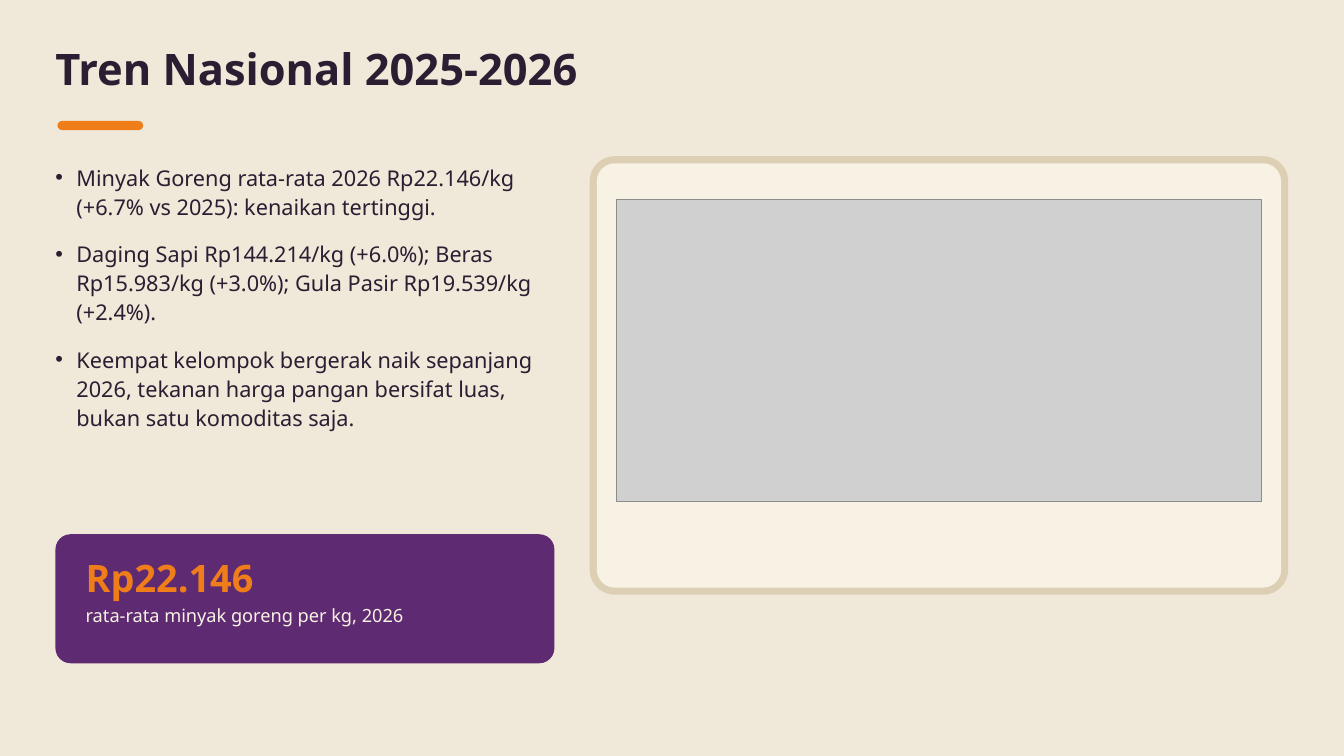
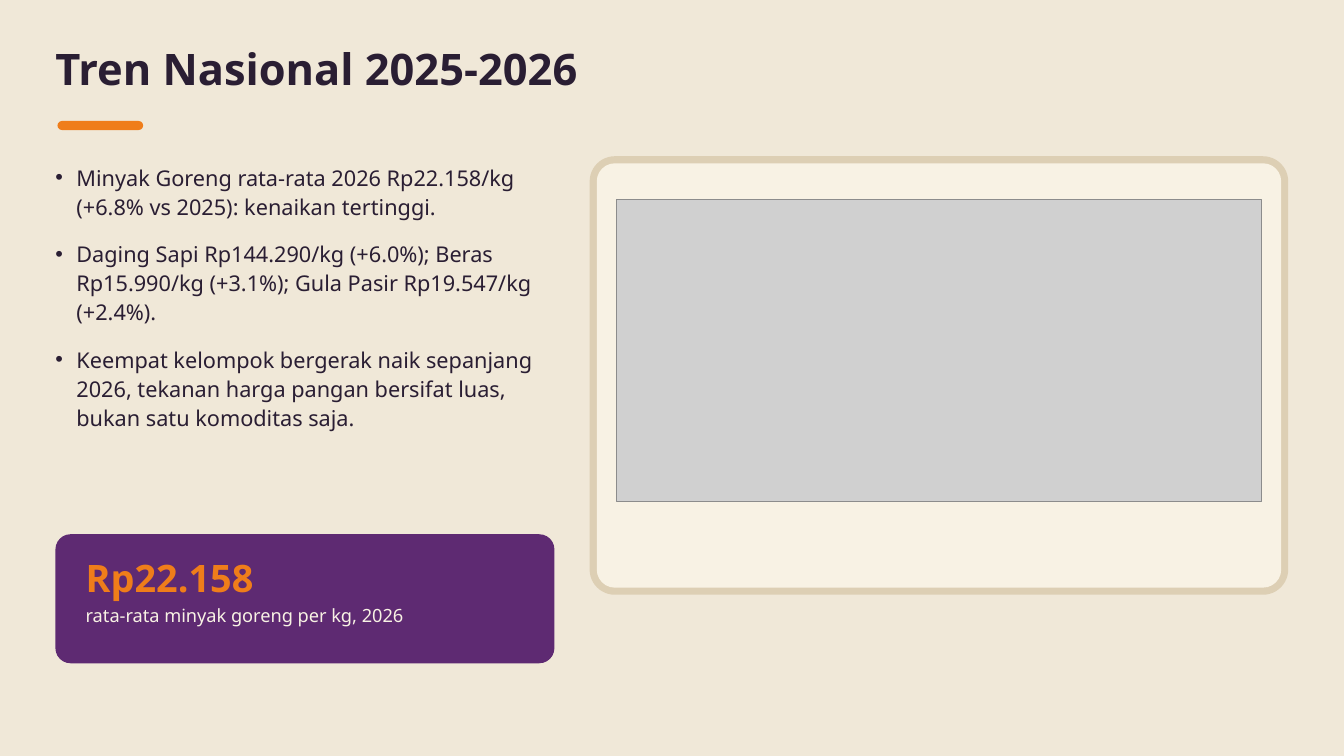
Before and after one commit to baghizash/harga-pangan-nasional-2026, a slide deck: slide 4 of Portofolio-Analisis-Harga-Pangan.pptx. Drawn at 1344x756 pixels with LibreOffice and Linux fonts; fonts in the diff are those of the drawing; grey boxes stand for pictures. Boxes give left, top, right and bottom in pixels: in the first picture for what was removed or moved away, otherwise in the second. Text is boxed around its words. In the diff, an @@ line names an element or a change of style, - is before the commit and + after.

```diff
--- a/Portofolio-Analisis-Harga-Pangan.pptx
+++ b/Portofolio-Analisis-Harga-Pangan.pptx
@@ text at bbox=[76, 169, 532, 324]: text changed @@
-• Minyak Goreng rata-rata 2026 Rp22.146/kg (+6.7% vs 2025): kenaikan tertinggi.
-• Daging Sapi Rp144.214/kg (+6.0%); Beras Rp15.983/kg (+3.0%); Gula Pasir Rp19.539/kg (+2.4%).
+• Minyak Goreng rata-rata 2026 Rp22.158/kg (+6.8% vs 2025): kenaikan tertinggi.
+• Daging Sapi Rp144.290/kg (+6.0%); Beras Rp15.990/kg (+3.1%); Gula Pasir Rp19.547/kg (+2.4%).
@@ text at bbox=[86, 564, 254, 601]: text changed @@
-Rp22.146
+Rp22.158
```
Also in this commit, not shown: 6 other slides changed.
